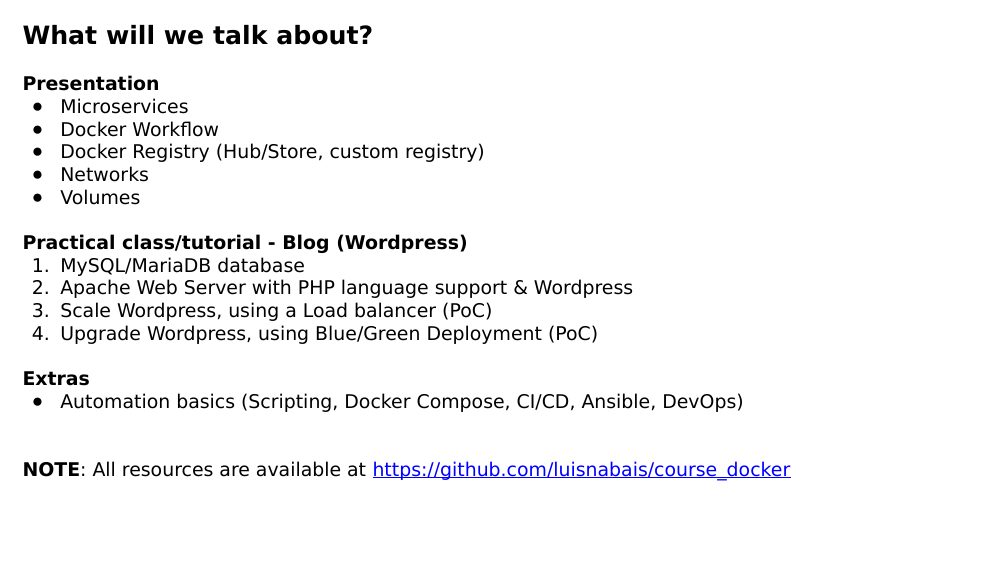
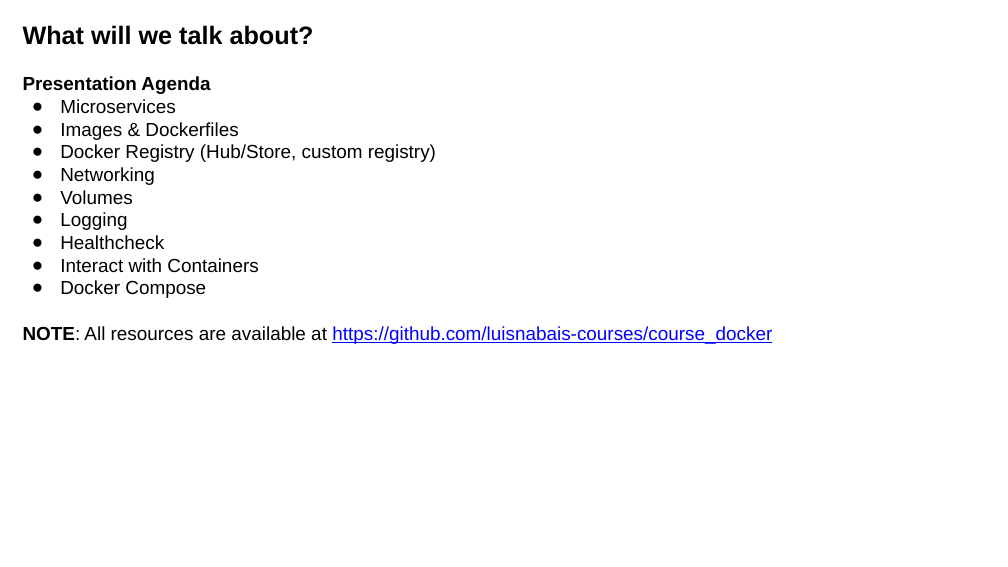
Before and after one commit to luisnabais-courses/course_docker, a slide deck: slide 3 of slides/02_intermediate_course_slides.pptx. Drawn at 1008x567 pixels with LibreOffice and Linux fonts; fonts in the diff are those of the drawing; background and template pictures are left out. Boxes give left, top, right and bottom in pixels: in the first picture for what was removed or moved away, otherwise in the second. Text is boxed around its words. In the diff, an @@ line names an element or a change of style, - is before the commit and + after.

Commit message:
Added Feb 2019 version of Intermediate Course, removed old unused files

```diff
--- a/slides/02_intermediate_course_slides.pptx
+++ b/slides/02_intermediate_course_slides.pptx
@@ text at [23,25,436,204]: font DejaVu Sans to Arial in "What will we talk about?", "Microservices", "Docker Registry (Hub/Store, custom registry)", "Volumes" @@
@@ text at [23,76,210,94]: text changed; font DejaVu Sans to Arial @@
-Presentation
+Presentation Agenda
@@ text at [60,122,238,140]: text changed; font DejaVu Sans to Arial @@
-● Docker Workflow
+● Images & Dockerfiles
@@ text at [60,167,154,185]: text changed; font DejaVu Sans to Arial @@
-● Networks
+● Networking
@@ text at [23,212,772,344]: text changed; font DejaVu Sans to Arial @@
-Practical class/tutorial - Blog (Wordpress)
-1. MySQL/MariaDB database
-2. Apache Web Server with PHP language support & Wordpress
-3. Scale Wordpress, using a Load balancer (PoC)
-4. Upgrade Wordpress, using Blue/Green Deployment (PoC)
-Extras
-● Automation basics (Scripting, Docker Compose, CI/CD, Ansible, DevOps)
-NOTE: All resources are available at https://github.com/luisnabais/course_docker
+● Logging
+● Healthcheck
+● Interact with Containers
+● Docker Compose
+NOTE: All resources are available at https://github.com/luisnabais-courses/course_docker
```
Also in this commit, not shown: 8 other slides changed, 24 slides added, 18 slides removed, 30 other files.
